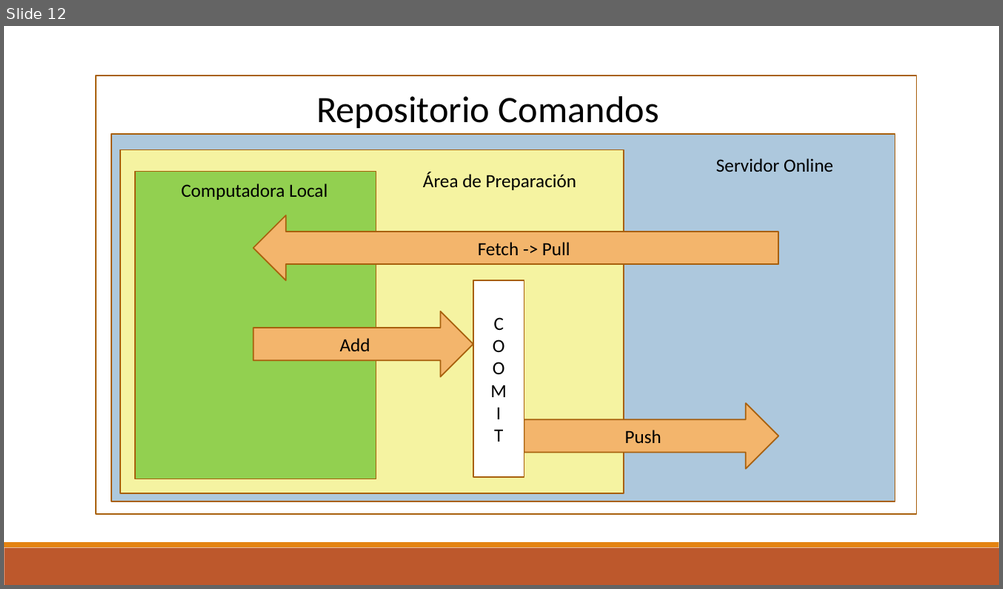
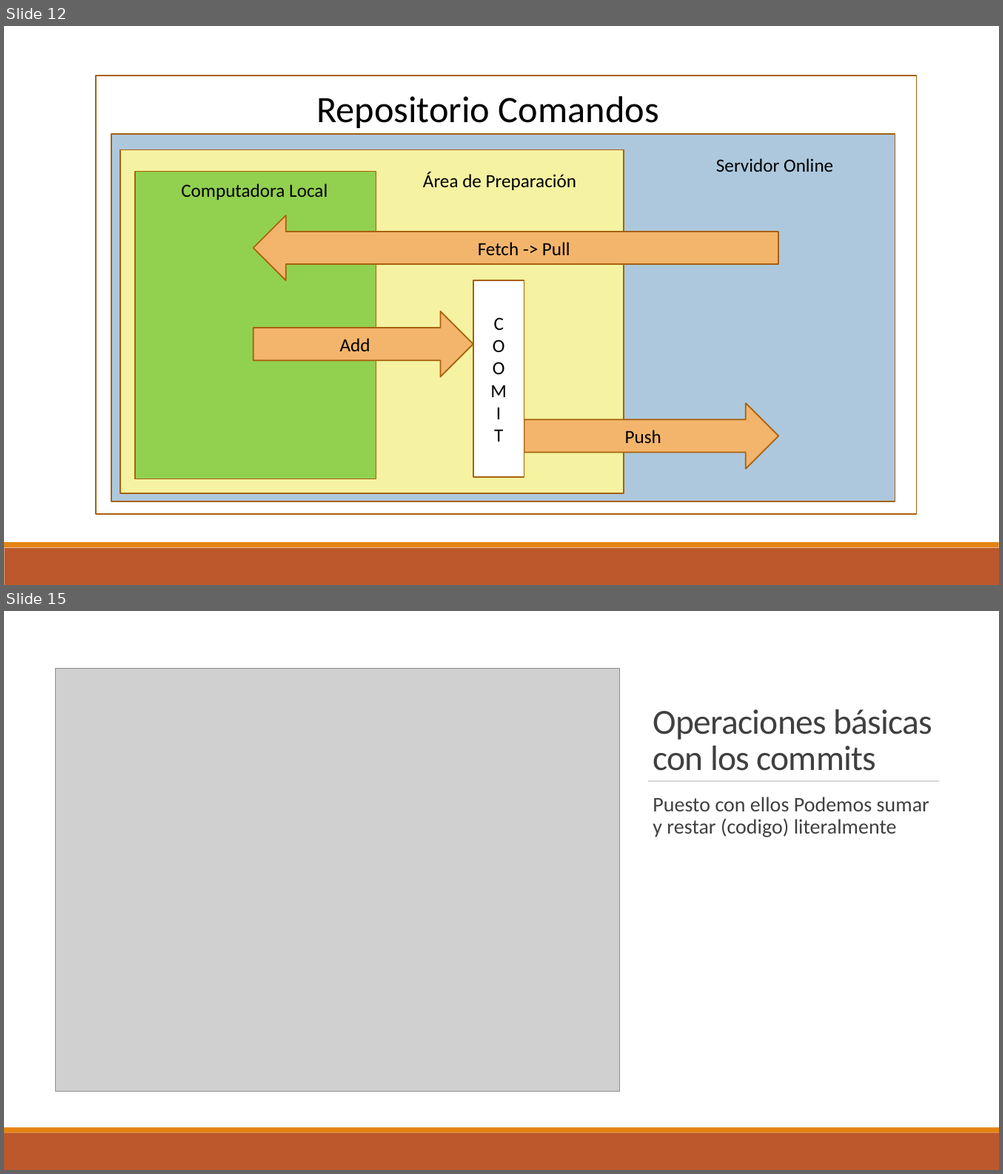
Before and after one commit to DuckHunter213/TutorialGit, a slide deck: Git.pptx. Shown one above the other, each under a label of ours: slide 12 before the commit, slides 12 and 15 after it; the slides between them are not shown. The pictures are 1003x589 and 1003x1174 pixels, drawn with LibreOffice and Linux fonts; fonts in the diff are those of the drawing; grey boxes stand for pictures; background and template pictures are left out. Boxes give left, top, right and bottom in pixels: in the first picture for what was removed or moved away, otherwise in the second. Text is boxed around its words. In the diff, an @@ line names an element or a change of style, - is before the commit and + after.

```diff
--- a/Git.pptx
+++ b/Git.pptx
@@ slide 15 added at (x1=4, y1=611, x2=999, y2=1170), background #FFFFFF @@
@@ rectangle added at (x1=4, y1=611, x2=999, y2=1128), fill #FFFFFF @@
@@ picture added at (x1=56, y1=669, x2=620, y2=1091) @@
@@ title added at (x1=652, y1=709, x2=932, y2=771), 34 pt, text #404040 @@
+Operaciones básicas con los commits
@@ line added from (648, 781) to (939, 781), #808080 0.5 pt @@
@@ text added at (x1=652, y1=797, x2=929, y2=837), 20 pt, text #404040 @@
+  Puesto con ellos Podemos sumar y restar (codigo) literalmente
@@ rectangle added at (x1=4, y1=1128, x2=999, y2=1133), fill #E48312 @@
@@ rectangle added at (x1=4, y1=1133, x2=999, y2=1170), fill #BD582C @@
```
Also in this commit, not shown: 14 other slides added, 2 slides removed.
